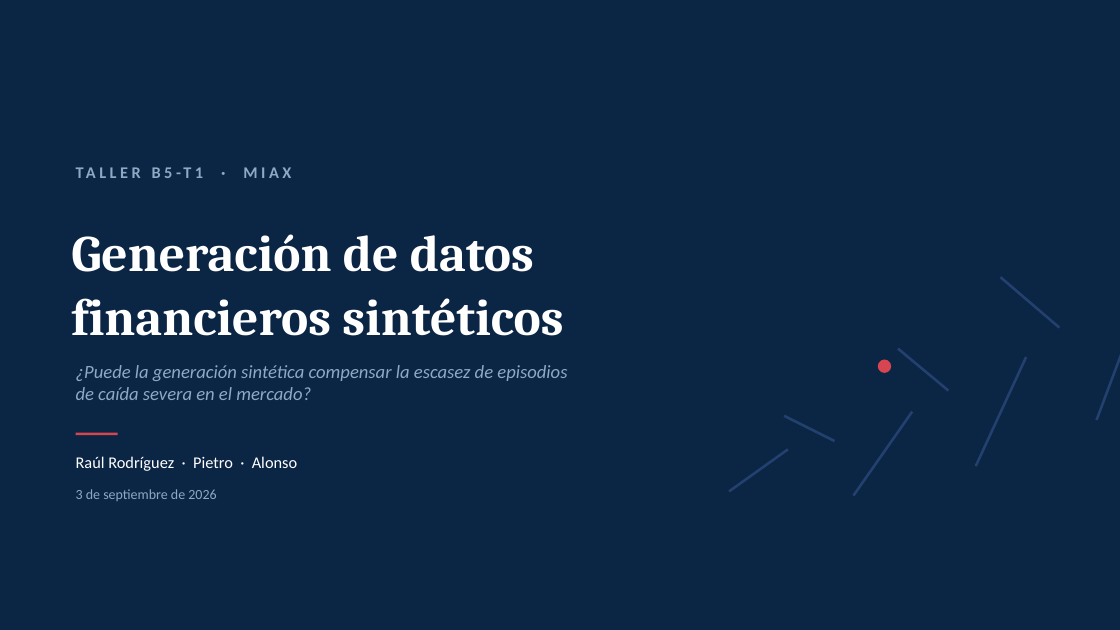
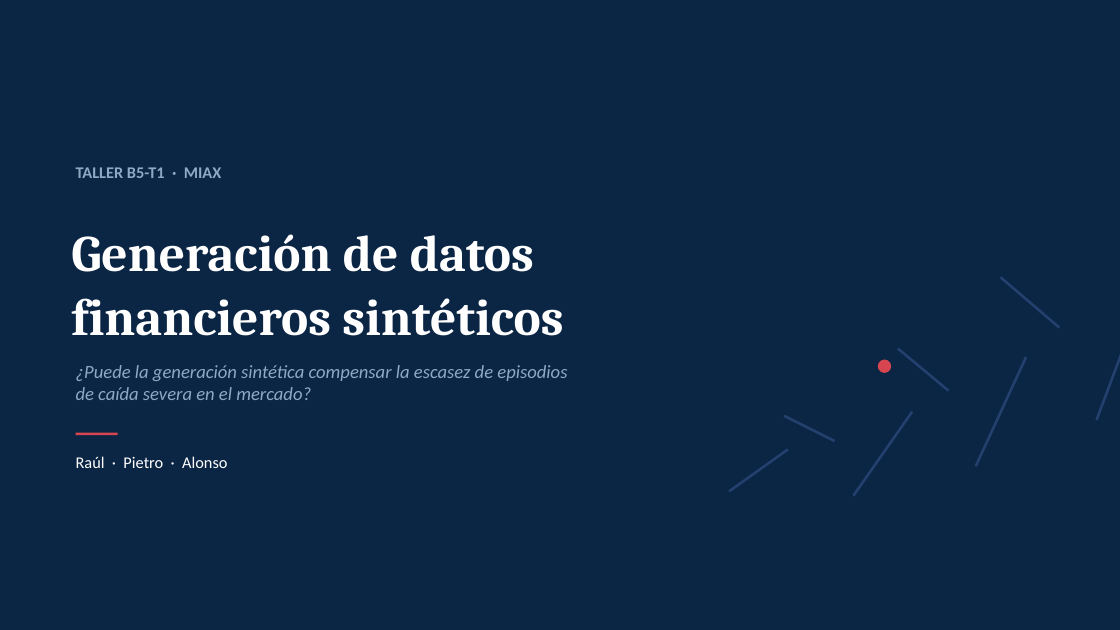
Before and after one commit to raulrodriguezlr/B5-T1, a slide deck: slide 1 of B5-T1_presentacion.pptx. Drawn at 1120x630 pixels with LibreOffice and Linux fonts; fonts in the diff are those of the drawing. Boxes give left, top, right and bottom in pixels: in the first picture for what was removed or moved away, otherwise in the second. Text is boxed around its words. In the diff, an @@ line names an element or a change of style, - is before the commit and + after.

```diff
--- a/B5-T1_presentacion.pptx
+++ b/B5-T1_presentacion.pptx
@@ text "TALLER B5-T1 · MIAX" at <box>76,167,222,178</box>: letter spacing 3 to 0 pt @@
@@ text at <box>76,456,227,468</box>: text changed @@
-Raúl Rodríguez · Pietro · Alonso
+Raúl · Pietro · Alonso
@@ text removed at <box>76,489,216,501</box> @@
-3 de septiembre de 2026
```
Also in this commit, not shown: 12 other slides changed, 1 slide added, 2 other files.
